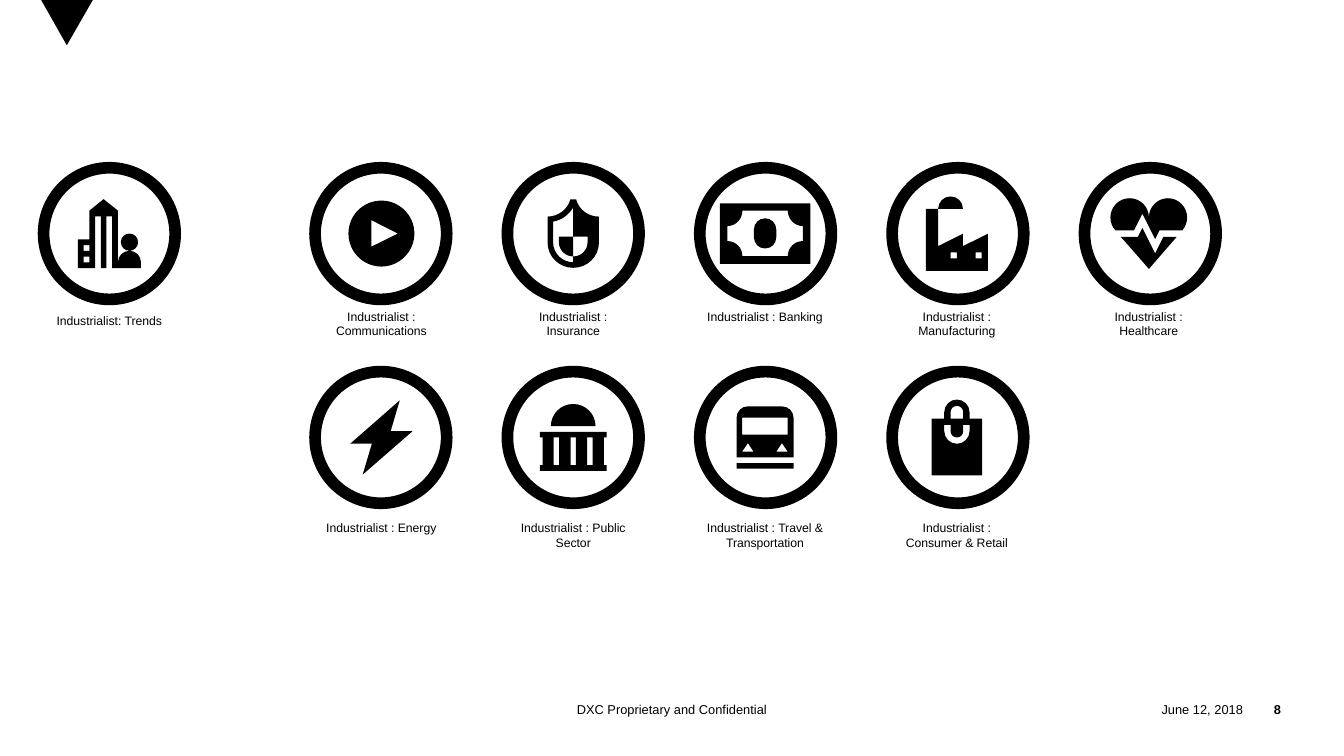
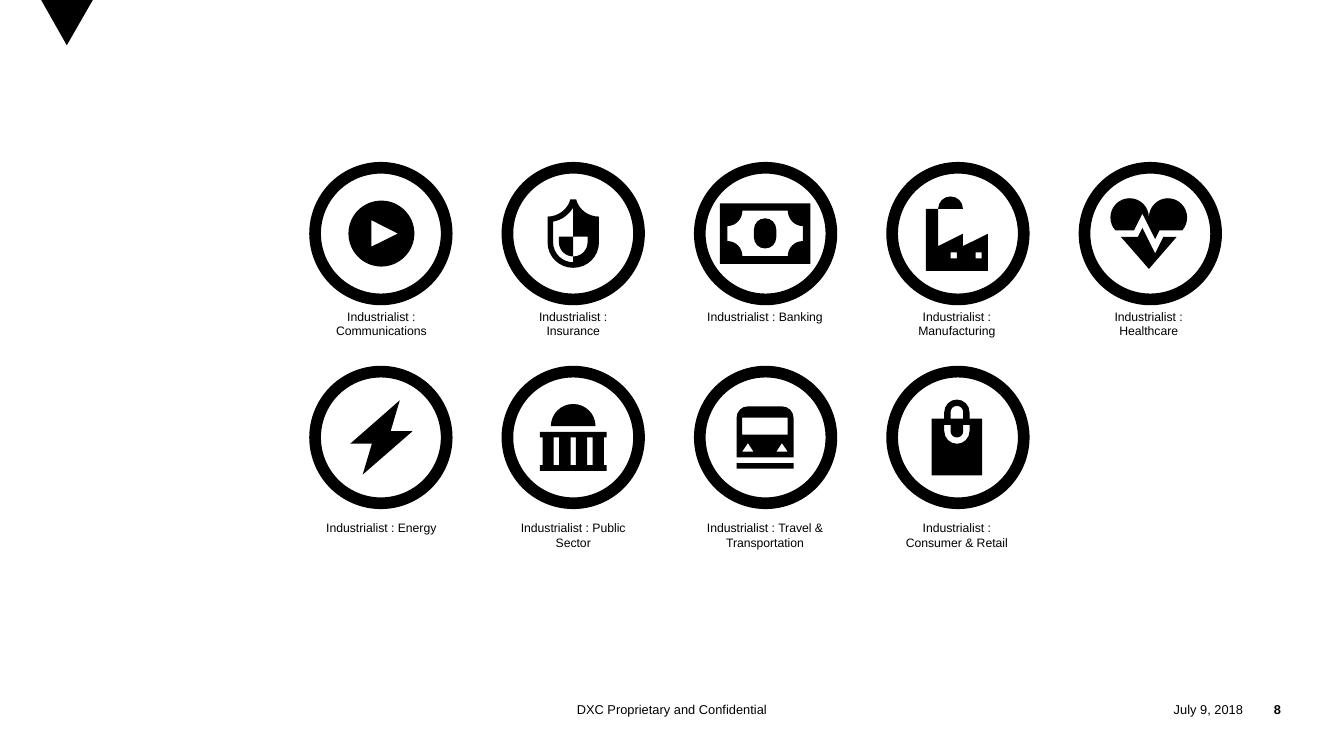
Before and after one commit to EnglishSid/DigitalExplorerSpecs, a slide deck: slide 8 of WorkingArea/Badges/Digital Explorer Badges.pptx. Drawn at 1344x756 pixels with LibreOffice and Linux fonts; fonts in the diff are those of the drawing; background and template pictures are left out. Boxes give left, top, right and bottom in pixels: in the first picture for what was removed or moved away, otherwise in the second. Text is boxed around its words. In the diff, an @@ line names an element or a change of style, - is before the commit and + after.

```diff
--- a/WorkingArea/Badges/Digital Explorer Badges.pptx
+++ b/WorkingArea/Badges/Digital Explorer Badges.pptx
@@ ellipse removed at (x1=44, y1=168, x2=176, y2=300) @@
@@ freeform shape removed at (x1=78, y1=199, x2=141, y2=268) @@
@@ text removed at (x1=57, y1=316, x2=162, y2=325) @@
-Industrialist: Trends
@@ text at (x1=1174, y1=704, x2=1243, y2=716): text changed @@
-June 12, 2018
+July 9, 2018
```
Also in this commit, not shown: 10 other slides changed, 1 slide removed, 2 other files.
